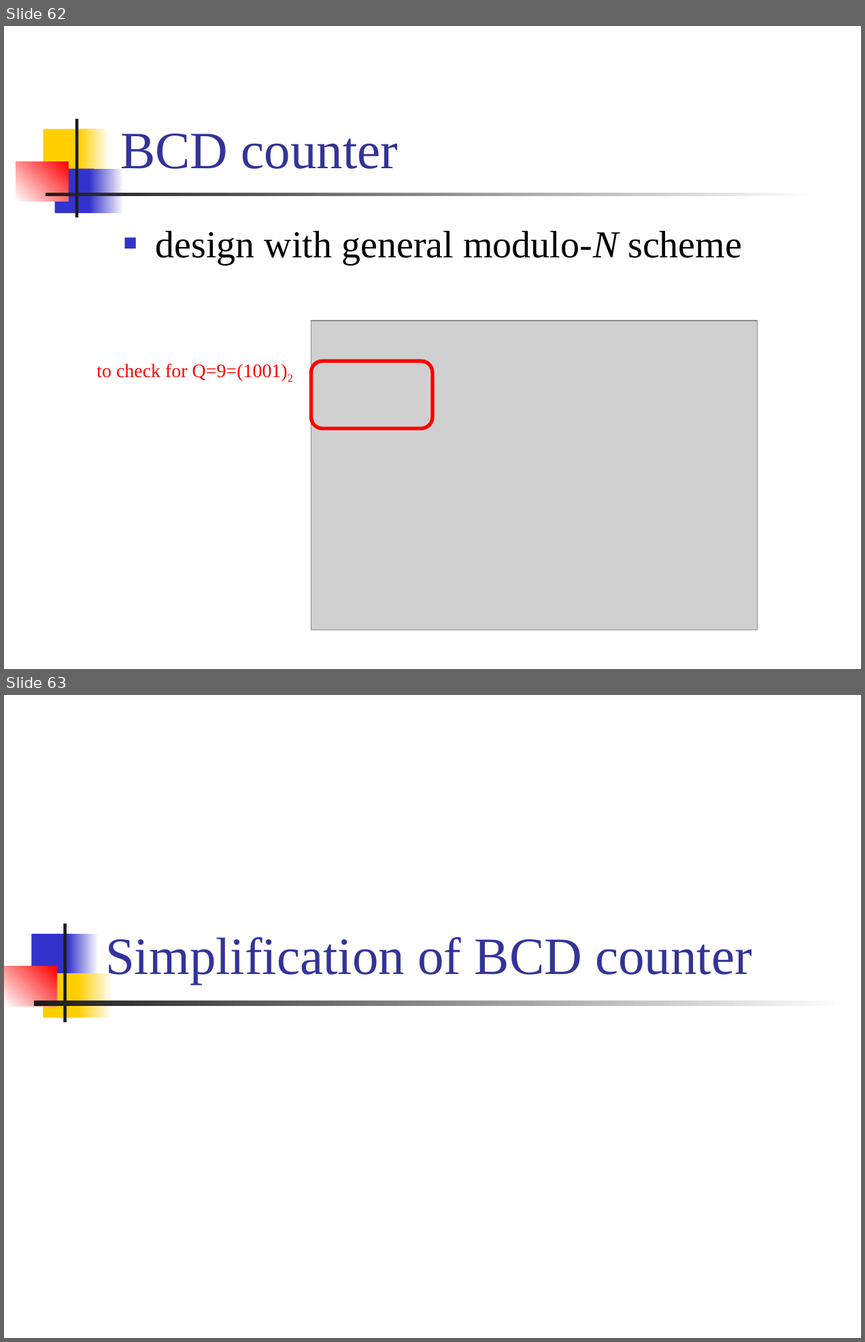
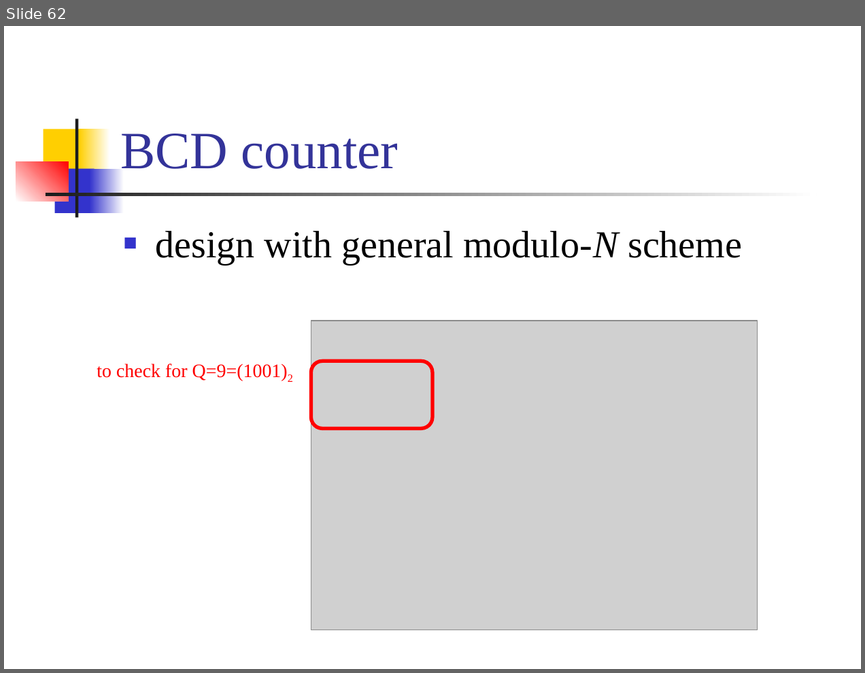
Before and after one commit to CGUSystemCourses/Comp_Org-2018, a slide deck: Lectures/lec04-counters/lec04-counters.pptx. Shown one above the other, each under a label of ours: slides 62 and 63 before the commit, slide 62 after it. The pictures are 865x1342 and 865x673 pixels, drawn with LibreOffice and Linux fonts; fonts in the diff are those of the drawing; grey boxes stand for pictures. Boxes give left, top, right and bottom in pixels: in the first picture for what was removed or moved away, otherwise in the second. Text is boxed around its words. In the diff, an @@ line names an element or a change of style, - is before the commit and + after.

```diff
--- a/Lectures/lec04-counters/lec04-counters.pptx
+++ b/Lectures/lec04-counters/lec04-counters.pptx
@@ slide 63 removed at (4,695,861,1338), background #FFFFFF @@
@@ title removed at (105,937,752,984) @@
-Simplification of BCD counter
@@ group removed at (4,923,849,1022): 7 rectangles @@
```
Also in this commit, not shown: 6 other slides removed, 1 other file.
